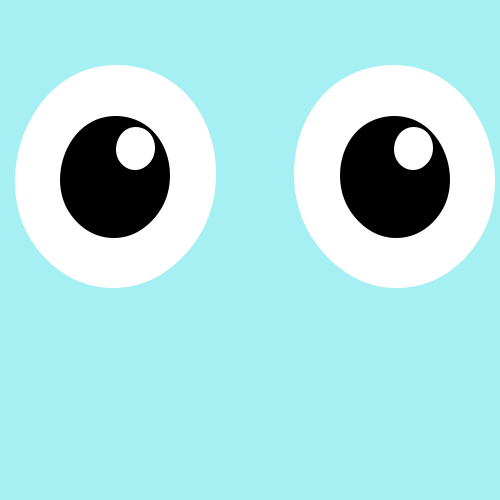
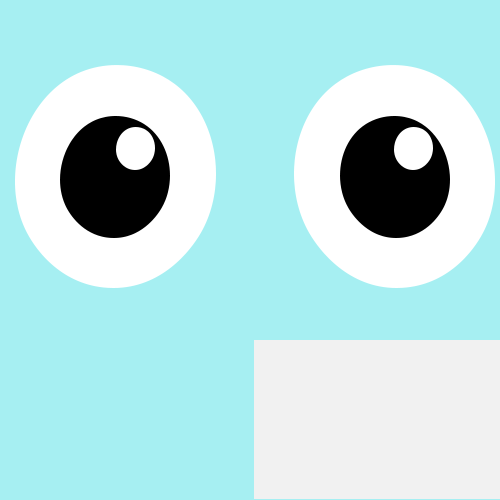
The second 500 x 500 image is a revision of the first. Changes to its layers:
added layer "Rectangle 4" above "Background" over box(254, 340, 500, 499)
